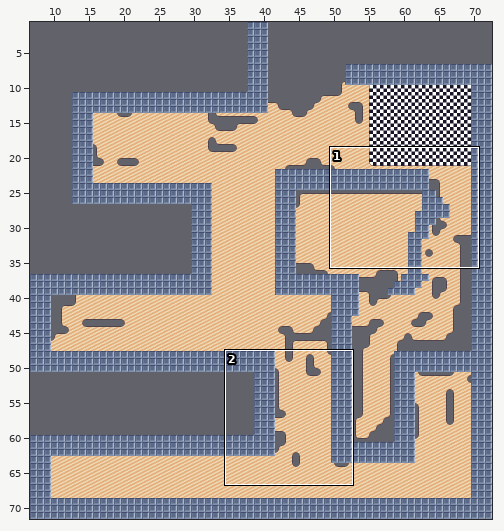
One commit to this Tiled map: core/assets/LevelOne.tmx. The picture above shows the old version from afar; the outline marks the close-up.
Close-up. Before the edit:
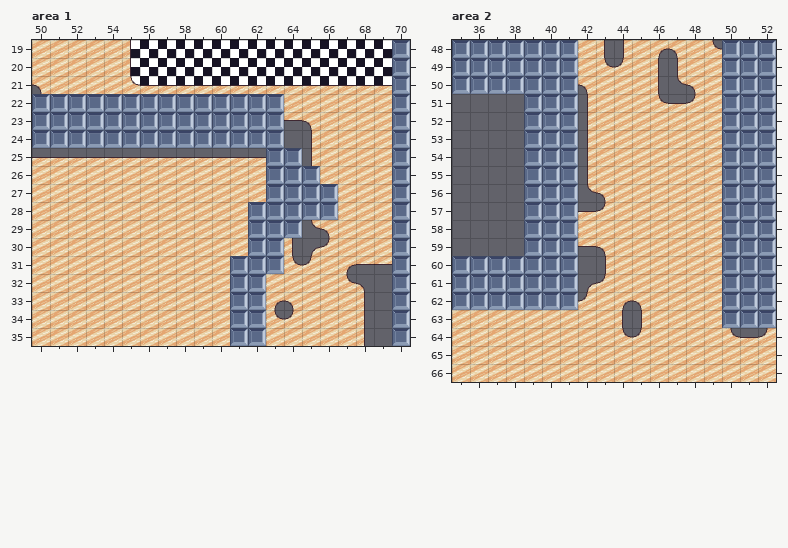
Cells are 32x32 px. Shown: area 1 x 50..70, y 19..35; area 2 x 35..52, y 48..66. The commit also changed other parts of the map, which this record leaves out. The old version is drawn lined up with the new one.
After:
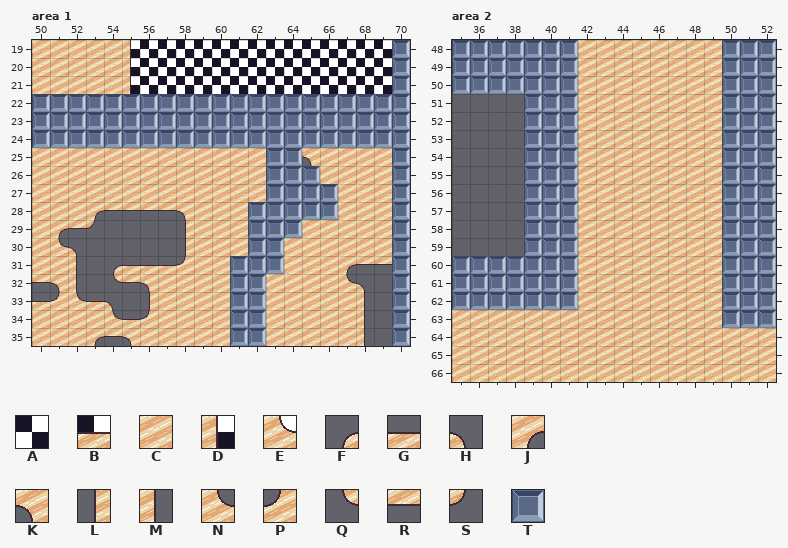
Key: from "tabletop": A 0, B 4, C 10, D 11, E 12, F 21, G 22, H 23, J 24, K 25, L 27, M 29, N 30, P 31, Q 33, R 34, S 35; from "wallTile": T 0.
_ is an empty cell.
Tiles replaced or removed in this view: B, C, E, F, G, J, K, L, M, N, P, Q, R.
Change:
Changed rows in their new state; . is an unchanged cell.
map size 175x175 -> 80x80 cells (old content now starts at -45,-45; both pictures use the new coordinates)
Layer "Base", area 1:
first column x 50:
21 C....DAAAAAAAAAAAAAA
22 ..............TTTTTT
23 ..............TTTTTT
24 ..............TTTTTT
25 CCCCCCCCCCCCC..K....
28 ...JRRRRK...........
29 .JRS____L......CC...
30 .NH_____L.....CCC...
31 ..M_FGGGP.....CC....
32 RKM_QRK.............
33 GPNGH_L......CC.....
34 ....NGP......CC.....
35 ...JRK..............
Layer "Base", area 2:
first column x 42:
48 .CC.CC.C...
49 .CC.CC.....
50 C...CCC....
51 C...CCC....
52 C..........
53 C..........
54 C..........
55 C..........
56 CC.........
57 CC.........
59 CC.........
60 CC.........
61 CC.........
62 C.CC.......
63 ..CC.......
64 ..CC....CCC
